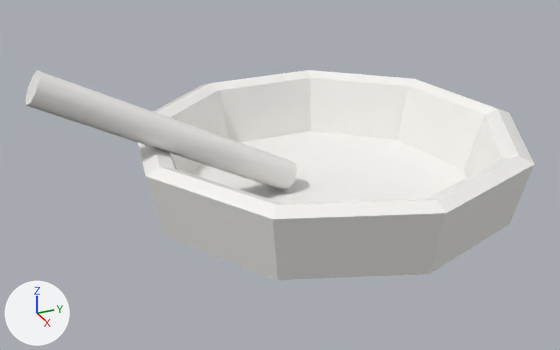
Before and after pictures for a commit that changed the FBX model Assets/Props/Cendrier.fbx.
One viewpoint serves both versions: a camera (50 mm lens) standing at (0.01947, -0.01659, 0.01096) and looking at (-0.00032, -0.00769, 0.00106). Lighting does not change. The marker at lower left points along +X, +Y and +Z. Where no turn or scale is listed for an object, it has been applied to the vertices.

The first picture shows 'Cendrier', 'Cigarette'.
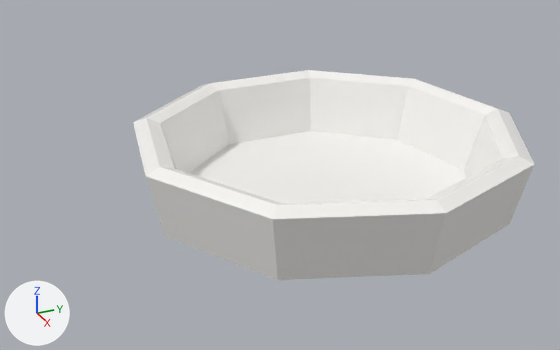
Changed parts and their boxes (x1, y1, x2, y2) in the pictures (560 x 350 px):
'Cigarette', deleted: before (25, 70, 297, 190)

Patch to the scene script:
```diff
--- a/Assets/Props/Cendrier.fbx.py
+++ b/Assets/Props/Cendrier.fbx.py
@@ ob_cigarette @@
-ob_cigarette = bpy.data.objects.new('Cigarette', me_mesh_001)
-ob_cigarette.location = (-0.00135, -0.00695, 0.00048)
```
